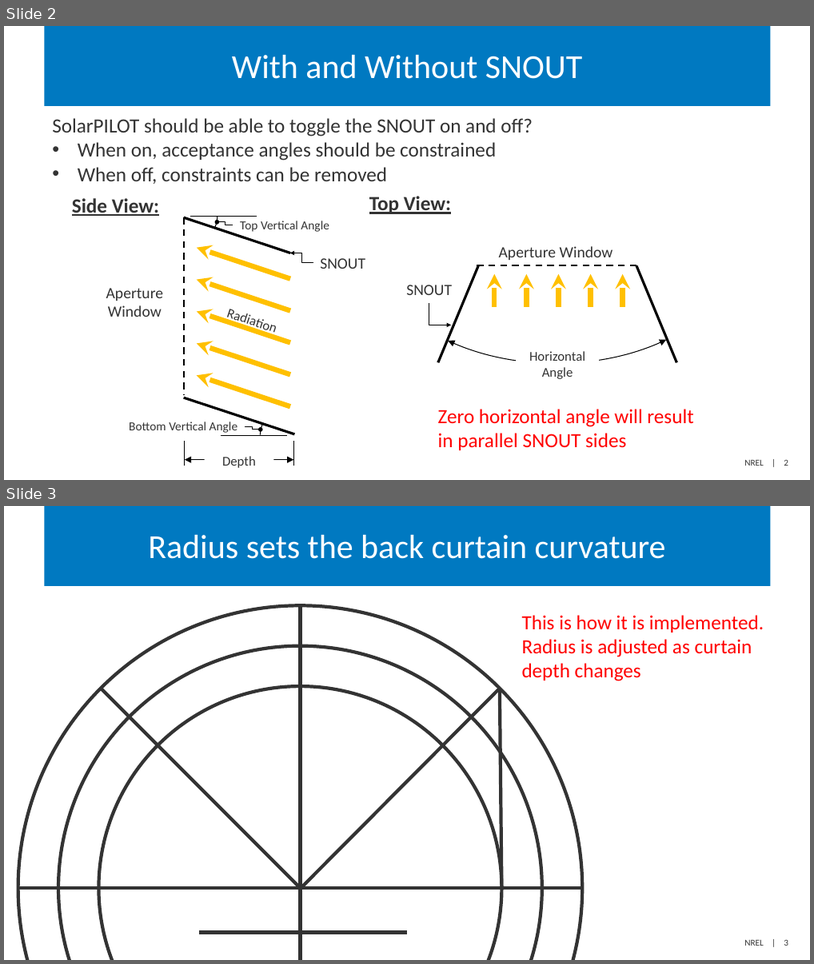
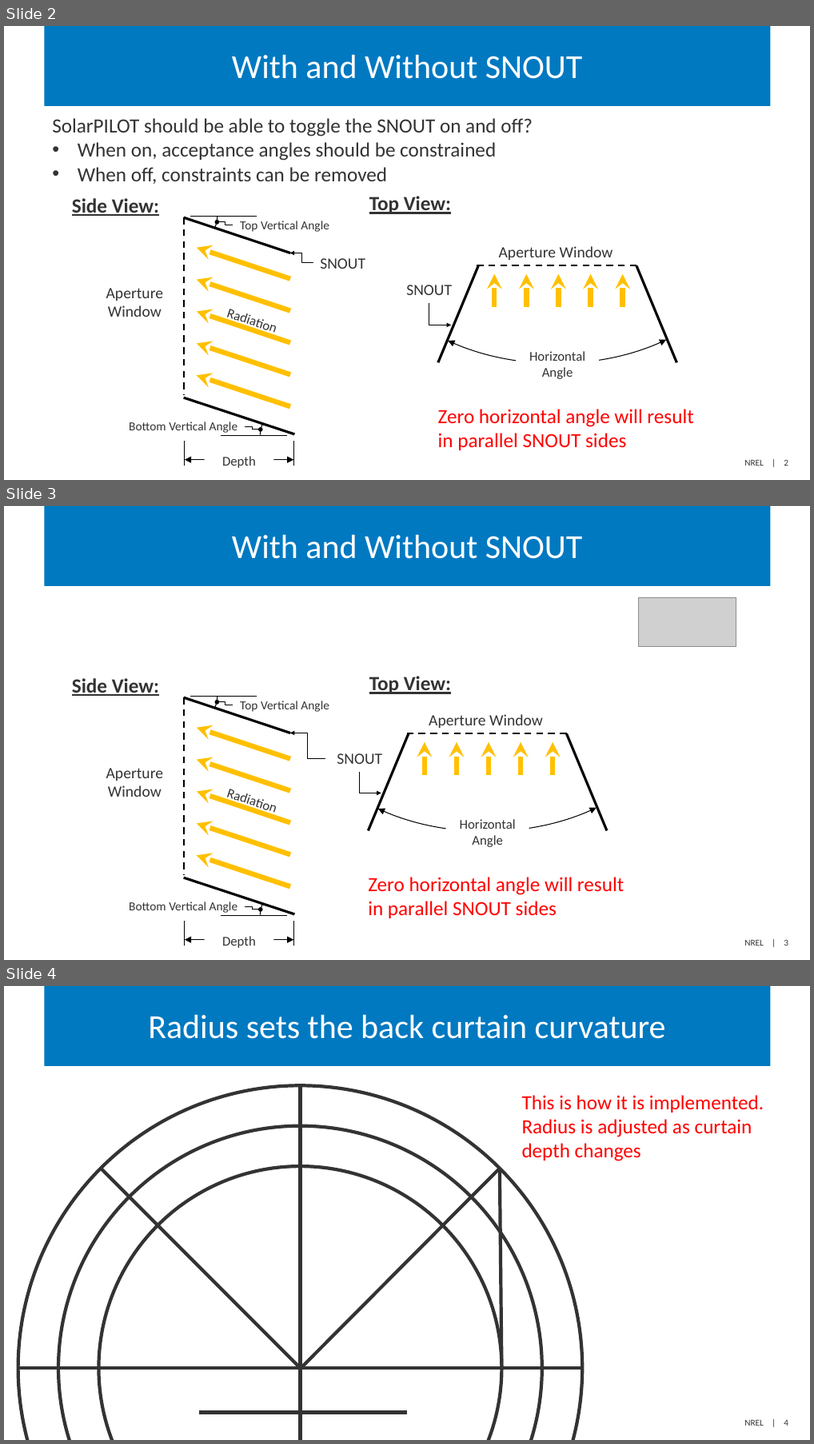
Before and after one commit to NREL/SolarPILOT, a slide deck: help/resource/falling_particle_geometry.pptx. Shown one above the other, each under a label of ours: slides 2 and 3 before the commit, slides 2, 3 and 4 after it. The pictures are 814x964 and 814x1444 pixels, drawn with LibreOffice and Linux fonts; fonts in the diff are those of the drawing; grey boxes stand for pictures. Boxes give left, top, right and bottom in pixels: in the first picture for what was removed or moved away, otherwise in the second. Text is boxed around its words. In the diff, an @@ line names an element or a change of style, - is before the commit and + after.

```diff
--- a/help/resource/falling_particle_geometry.pptx
+++ b/help/resource/falling_particle_geometry.pptx
@@ slide 3 added at box(4, 506, 810, 960), background #FFFFFF; not listed: 1 template element that a slide beside it also shows @@
@@ title added at box(44, 506, 771, 586), fill #0079C1, 30 pt, text #FFFFFF @@
+With and Without SNOUT
@@ picture added at box(638, 598, 737, 646) @@
@@ group added at box(72, 611, 665, 948): 11 texts, 10 lines, 10 arrows, 4 elbow arrows, 3 arc (boxed as its full ellipse)s, 1 double arrow @@
+Aperture Window
+SNOUT
+Bottom Vertical Angle
+Depth
+Side View:
+Radiation
+Top Vertical Angle
+Top View:
+Aperture Window
+Horizontal Angle
+Zero horizontal angle will result in parallel SNOUT sides
@@ what was slide 3 is now slide 4 @@
@@ page number at box(745, 1420, 789, 1425): text changed @@
-NREL | 3
+NREL | 4
```
